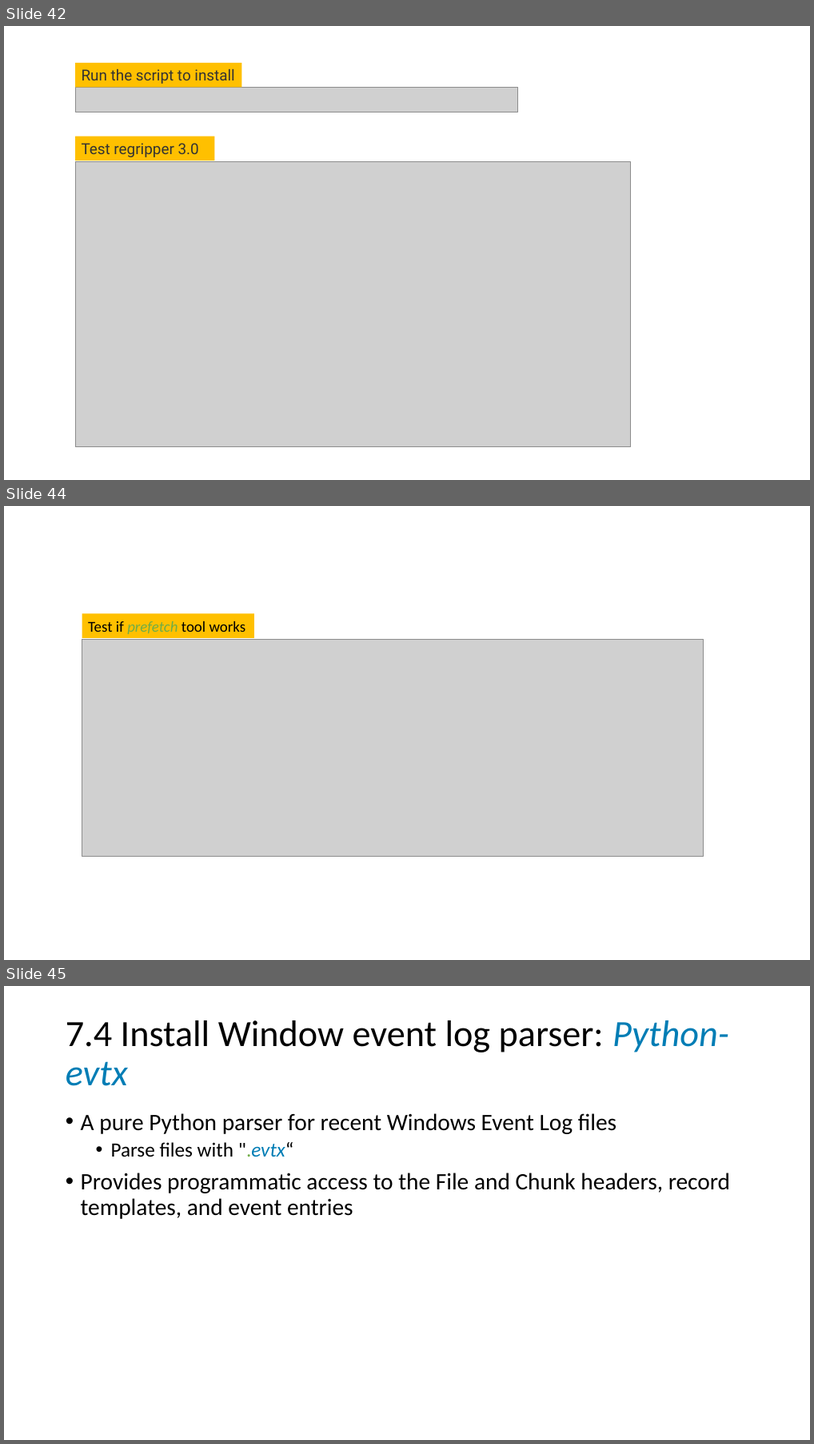
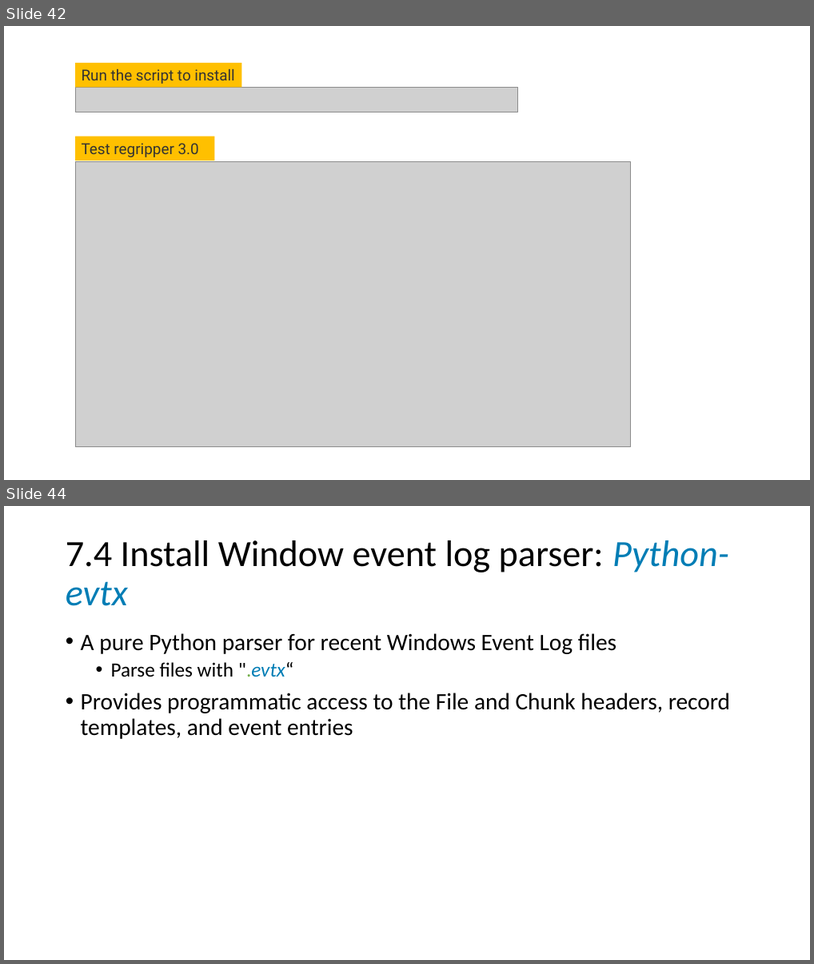
Before and after one commit to frankwxu/digital-forensics-lab, a slide deck: NIST_Data_Leakage_Case/NIST_Data_Leakage_00_Env_Setting.pptx. Shown one above the other, each under a label of ours: slides 42, 44 and 45 before the commit, slides 42 and 44 after it; the slides between them are not shown. The pictures are 814x1444 and 814x964 pixels, drawn with LibreOffice and Linux fonts; fonts in the diff are those of the drawing; grey boxes stand for pictures; background and template pictures are left out. Boxes give left, top, right and bottom in pixels: in the first picture for what was removed or moved away, otherwise in the second. Text is boxed around its words. In the diff, an @@ line names an element or a change of style, - is before the commit and + after.

```diff
--- a/NIST_Data_Leakage_Case/NIST_Data_Leakage_00_Env_Setting.pptx
+++ b/NIST_Data_Leakage_Case/NIST_Data_Leakage_00_Env_Setting.pptx
@@ slide 44 removed at (4,506,810,960), background #FFFFFF @@
@@ rectangle removed at (82,614,254,638) @@
-Test if prefetch tool works
@@ picture removed at (82,640,703,856) @@
@@ what was slide 45 is now slide 44 @@
```
Also in this commit, not shown: 1 slide changed, 39 other files.
